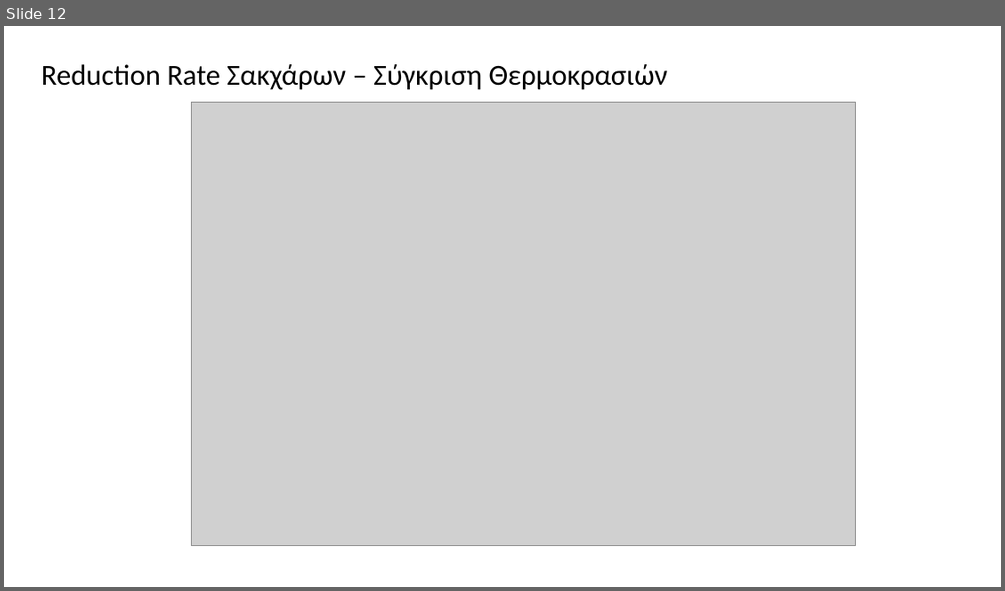
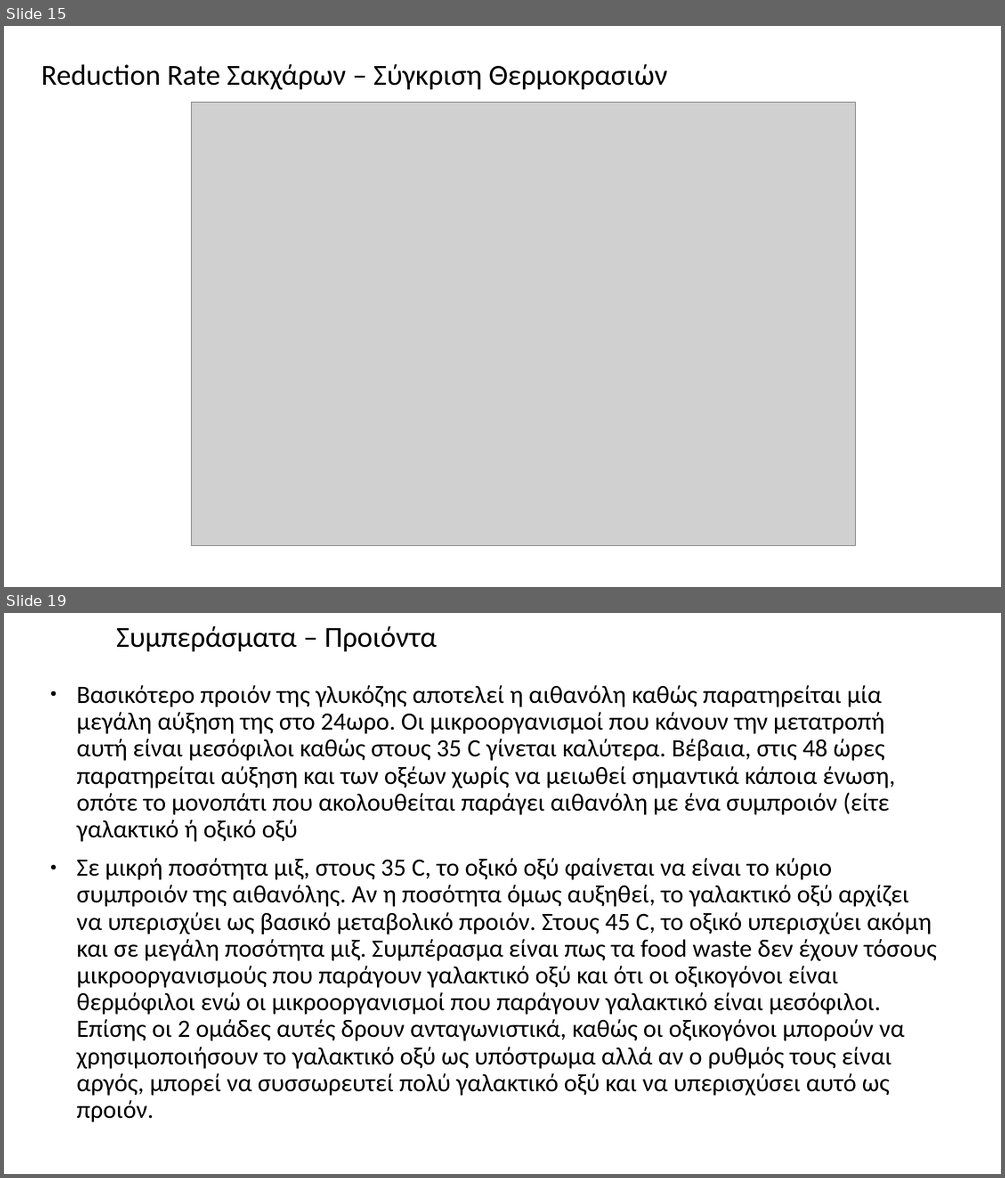
Before and after one commit to Vidianos-Giannitsis/masters-thesis, a slide deck: Reports/lab_scale_SSF_trial_2.pptx. Shown one above the other, each under a label of ours: slide 12 before the commit, slides 15 and 19 after it; the slides between them are not shown. The pictures are 1005x591 and 1005x1178 pixels, drawn with LibreOffice and Linux fonts; fonts in the diff are those of the drawing; grey boxes stand for pictures. Boxes give left, top, right and bottom in pixels: in the first picture for what was removed or moved away, otherwise in the second. Text is boxed around its words. In the diff, an @@ line names an element or a change of style, - is before the commit and + after.

```diff
--- a/Reports/lab_scale_SSF_trial_2.pptx
+++ b/Reports/lab_scale_SSF_trial_2.pptx
@@ slide 19 added at bbox=[4, 613, 1001, 1174], background #FFFFFF @@
@@ title added at bbox=[116, 626, 437, 652], 28 pt, text #000000 @@
+Συμπεράσματα – Προιόντα
@@ text added at bbox=[77, 685, 937, 1122], 24 pt, text #000000 @@
+● Βασικότερο προιόν της γλυκόζης αποτελεί η αιθανόλη καθώς παρατηρείται μία μεγάλη αύξηση της στο 24ωρο. Οι μικροοργανισμοί που κάνουν την μετατροπή αυτή είναι μεσόφιλοι καθώς στους 35 C γίνεται καλύτερα. Βέβαια, στις 48 ώρες παρατηρείται αύξηση και των οξέων χωρίς να μειωθεί σημαντικά κάποια ένωση, οπότε το μονοπάτι που ακολουθείται παράγει αιθανόλη με ένα συμπροιόν (είτε γαλακτικό ή οξικό οξύ
+● Σε μικρή ποσότητα μιξ, στους 35 C, το οξικό οξύ φαίνεται να είναι το κύριο συμπροιόν της αιθανόλης. Αν η ποσότητα όμως αυξηθεί, το γαλακτικό οξύ αρχίζει να υπερισχύει ως βασικό μεταβολικό προιόν. Στους 45 C, το οξικό υπερισχύει ακόμη και σε μεγάλη ποσότητα μιξ. Συμπέρασμα είναι πως τα food waste δεν έχουν τόσους μικροοργανισμούς που παράγουν γαλακτικό οξύ και ότι οι οξικογόνοι είναι θερμόφιλοι ενώ οι μικροοργανισμοί που παράγουν γαλακτικό είναι μεσόφιλοι. Επίσης οι 2 ομάδες αυτές δρουν ανταγωνιστικά, καθώς οι οξικογόνοι μπορούν να χρησιμοποιήσουν το γαλακτικό οξύ ως υπόστρωμα αλλά αν ο ρυθμός τους είναι αργός, μπορεί να συσσωρευτεί πολύ γαλακτικό οξύ και να υπερισχύσει αυτό ως προιόν.
@@ what was slide 12 is now slide 15 @@
```
Also in this commit, not shown: 5 slides changed, 8 other slides added, 4 slides removed, 19 other files.
